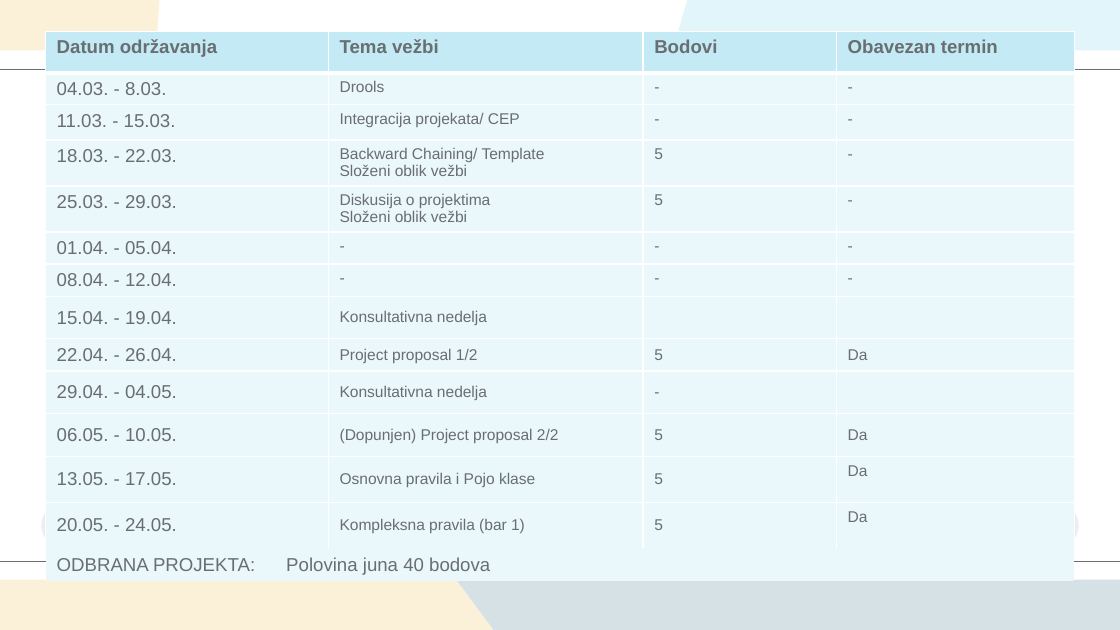
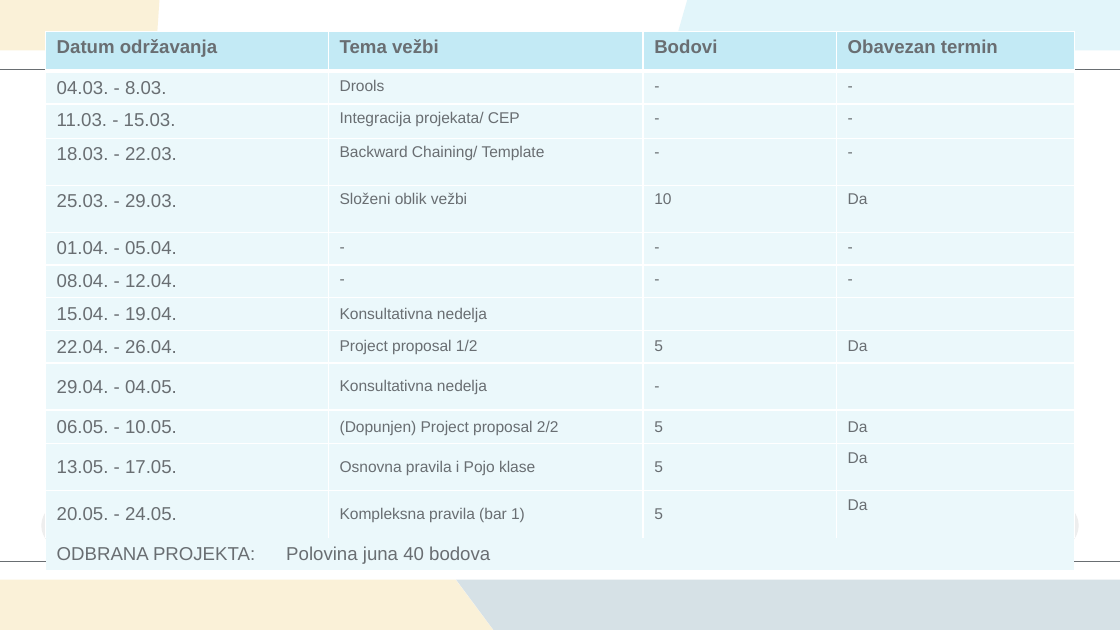
Before and after one commit to vuganebojsa/4-godina-8-semestar, a slide deck: slide 2 of sistemi bazirani na znanju/Vežbe/Polaganje predispitnih obaveza i obaveze u toku semestra.pptx. Drawn at 1120x630 pixels with LibreOffice and Linux fonts; fonts in the diff are those of the drawing; background and template pictures are left out. Boxes give left, top, right and bottom in pixels: in the first picture for what was removed or moved away, otherwise in the second. Text is boxed around its words. In the diff, an @@ line names an element or a change of style, - is before the commit and + after.

```diff
--- a/sistemi bazirani na znanju/Vežbe/Polaganje predispitnih obaveza i obaveze u toku semestra.pptx
+++ b/sistemi bazirani na znanju/Vežbe/Polaganje predispitnih obaveza i obaveze u toku semestra.pptx
@@ table at (x1=46, y1=31, x2=1075, y2=581) @@
-row 4, column 2: Backward Chaining/ Template / Složeni oblik vežbi
+row 4, column 2: Backward Chaining/ Template
-row 4, column 3: 5
+row 4, column 3: -
-row 5: 25.03. - 29.03. | Diskusija o projektima / Složeni oblik vežbi | 5 | -
+row 5: 25.03. - 29.03. | Složeni oblik vežbi | 10 | Da
```
Also in this commit, not shown: 9 other files.
